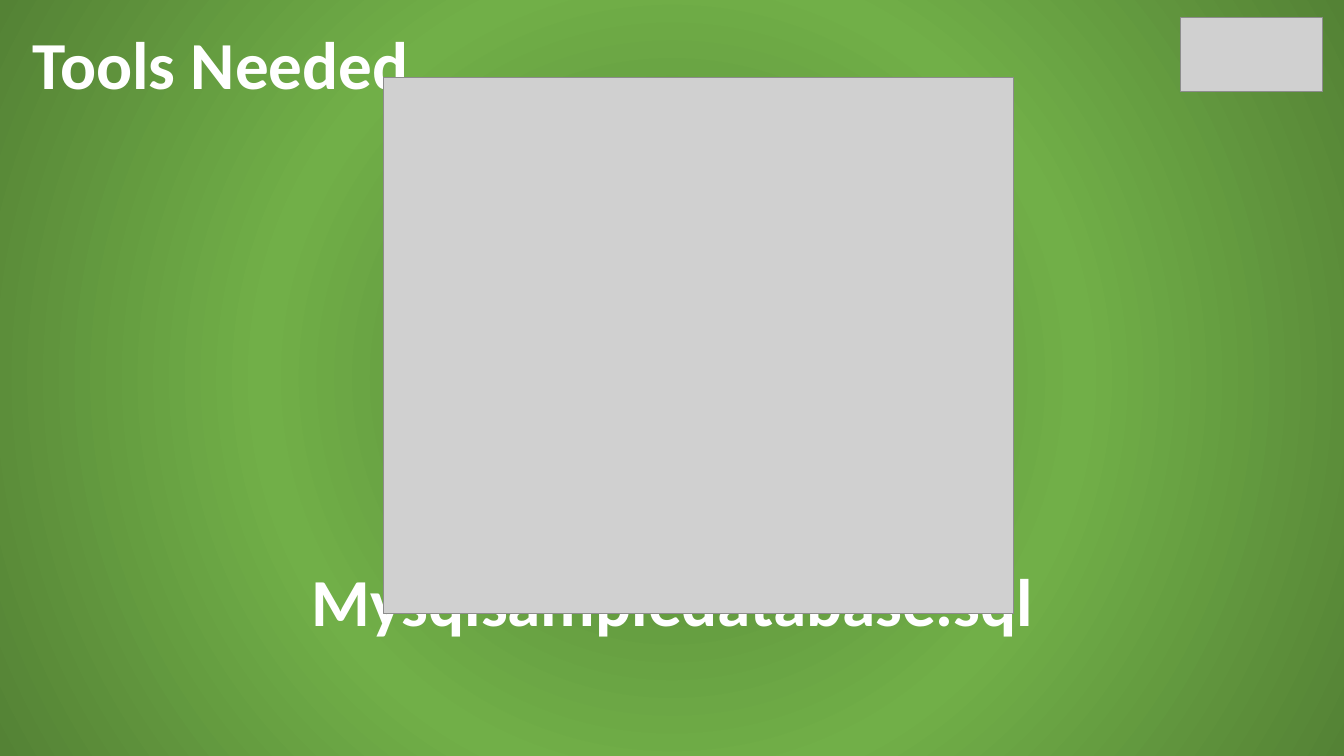
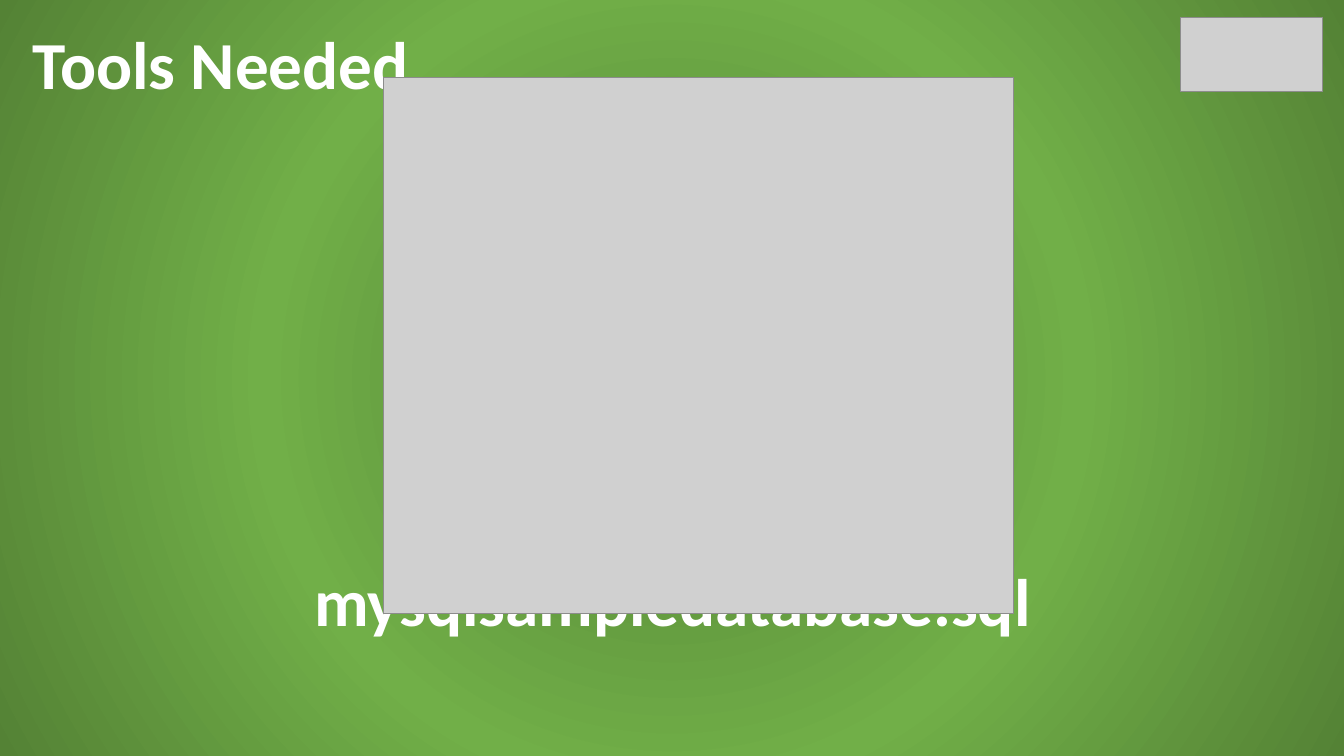
Before and after one commit to jonasalberttan/mysql-in-action, a slide deck: slide 5 of files/mysql-in-action-presentation.pptx (slide 4 before the commit). Drawn at 1344x756 pixels with LibreOffice and Linux fonts; fonts in the diff are those of the drawing; grey boxes stand for pictures. Boxes give left, top, right and bottom in pixels: in the first picture for what was removed or moved away, otherwise in the second. Text is boxed around its words. In the diff, an @@ line names an element or a change of style, - is before the commit and + after.

```diff
--- a/files/mysql-in-action-presentation.pptx
+++ b/files/mysql-in-action-presentation.pptx
@@ text at [314, 570, 1030, 642]: text changed @@
-Mysqlsampledatabase.sql
+mysqlsampledatabase.sql
```
Also in this commit, not shown: 3 other slides changed, 2 slides added.
